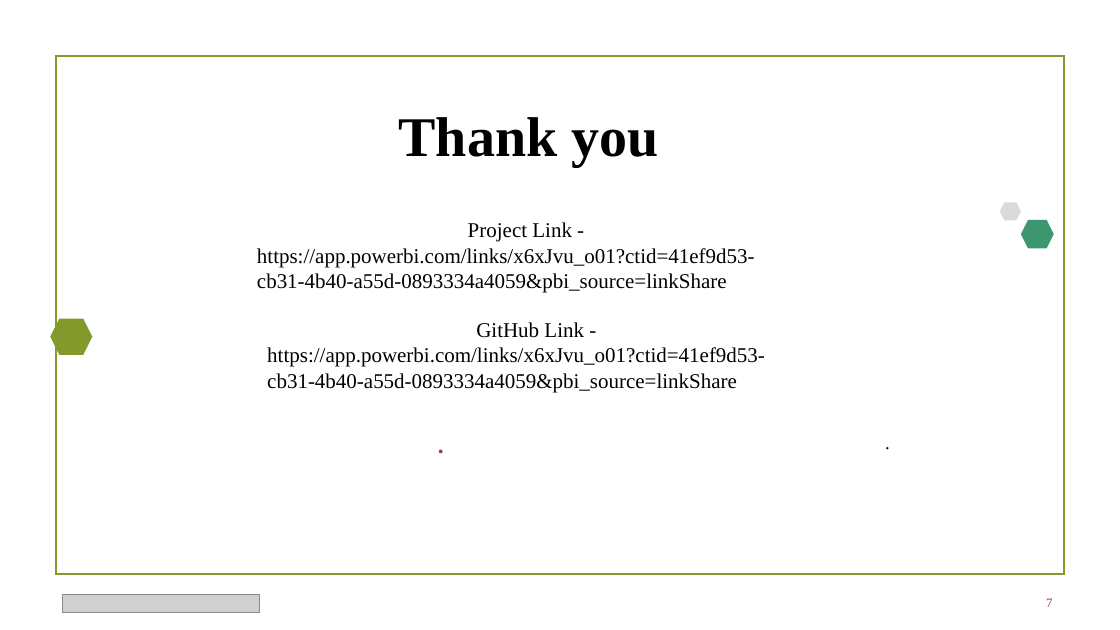
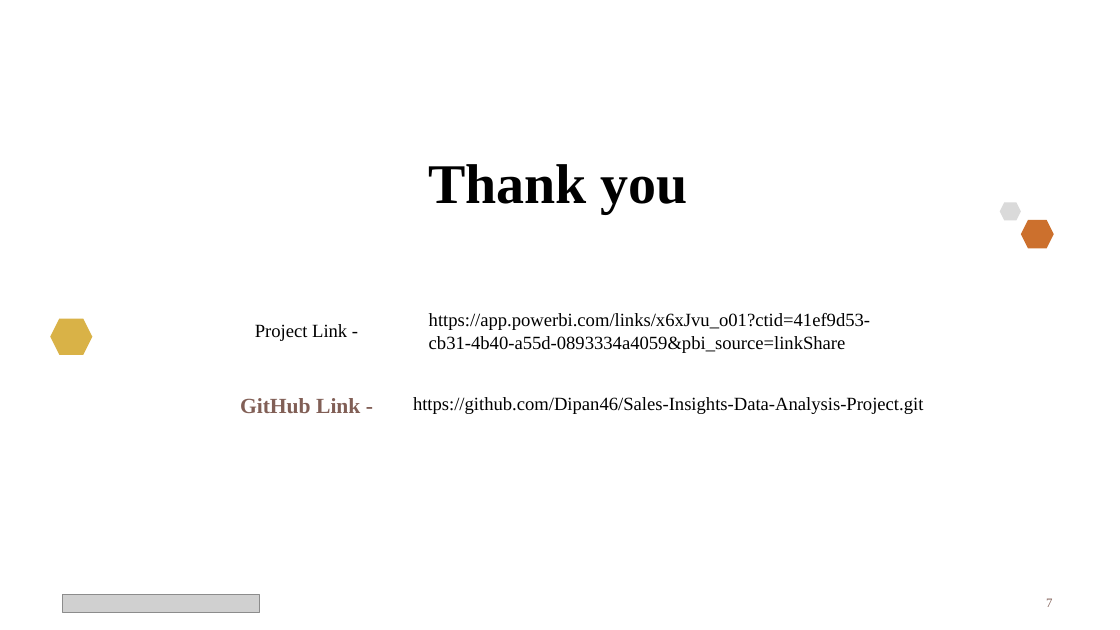
Before and after one commit to Dipan46/Sales-Insights-Data-Analysis-Project, a slide deck: slide 7 of PPT/Sales.pptx. Drawn at 1120x630 pixels with LibreOffice and Linux fonts; fonts in the diff are those of the drawing; grey boxes stand for pictures; background and template pictures are left out. Boxes give left, top, right and bottom in pixels: in the first picture for what was removed or moved away, otherwise in the second. Text is boxed around its words. In the diff, an @@ line names an element or a change of style, - is before the commit and + after.

Commit message:
editing ppt

```diff
--- a/PPT/Sales.pptx
+++ b/PPT/Sales.pptx
@@ rectangle removed at [55, 56, 1064, 575] @@
@@ title "Thank you": place and size @@
-title "Thank you" at [399, 117, 658, 167]
+title "Thank you" at [428, 164, 688, 214]
@@ text at [468, 222, 572, 242]: paragraph removed @@
-Project Link -
@@ hexagon at [1021, 220, 1054, 249]: fill #3C9770 to #CC702D @@
@@ hexagon at [50, 318, 92, 355]: fill #83992A to #D9B247 @@
@@ text added at [255, 324, 347, 341], 16 pt, text #000000 @@
+Project Link -
@@ text "https://app.powerbi.com/links/x6xJvu_o01?ctid=41ef9d53-cb31- ...": place and size @@
-text "https://app.powerbi.com/links/x6xJvu_o01?ctid=41ef9d53-cb31- ..." at [257, 222, 755, 293]
+text "https://app.powerbi.com/links/x6xJvu_o01?ctid=41ef9d53-cb31- ..." at [429, 313, 870, 353]
@@ text "https://app.powerbi.com/links/x6xJvu_o01?ctid=41ef9d53-cb31- ..." at [429, 313, 870, 353]: size 18 to 16 pt; alignment left to justified @@
@@ text added at [240, 398, 360, 413], 18.5 pt, text #815F56, bold @@
+GitHub Link -
@@ text at [413, 397, 923, 414]: text changed; size 18 to 16 pt @@
-GitHub Link -
-https://app.powerbi.com/links/x6xJvu_o01?ctid=41ef9d53-cb31-4b40-a55d-0893334a4059&pbi_source=linkShare
+https://github.com/Dipan46/Sales-Insights-Data-Analysis-Project.git
@@ text removed at [343, 427, 539, 528] @@
-.
@@ page number at [1046, 598, 1052, 607]: text colour #A23C33 to #815F56 @@
```
Also in this commit, not shown: 5 other slides changed.
